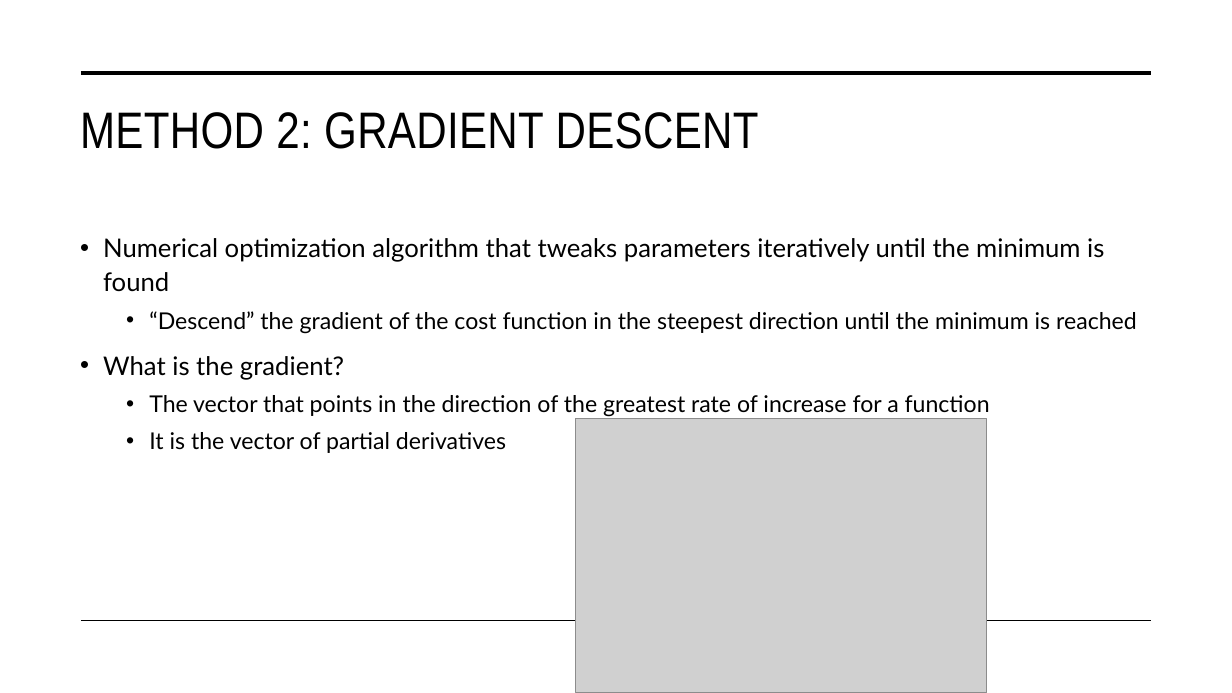
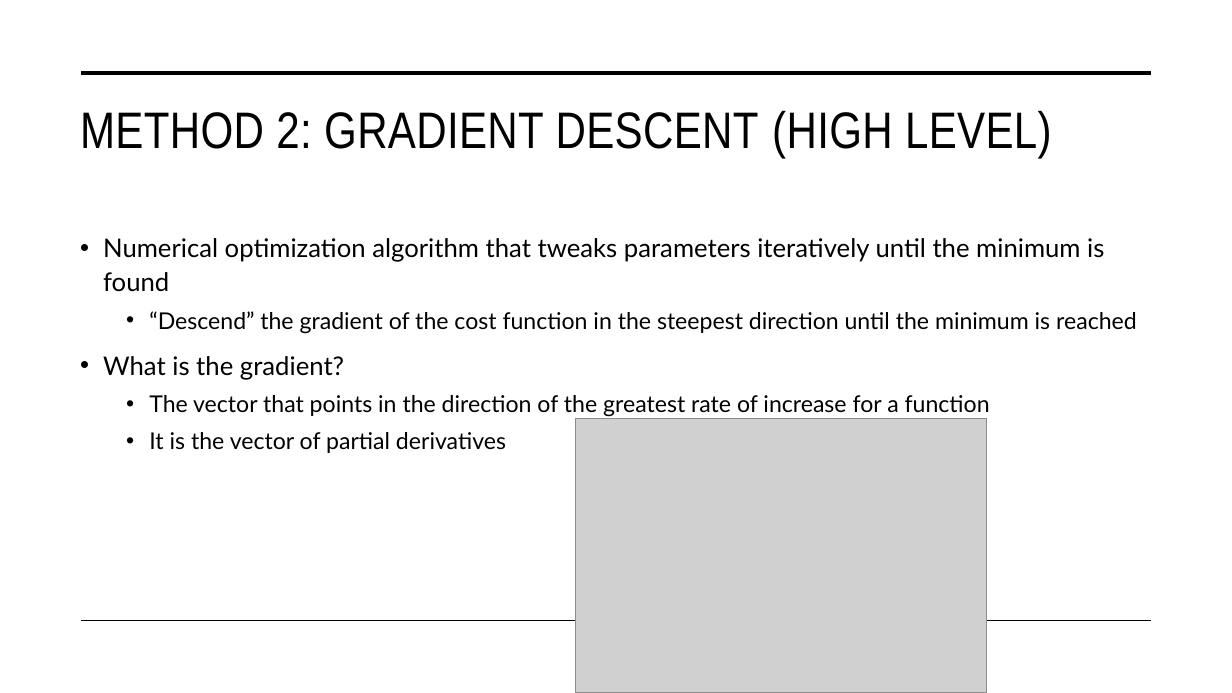
Before and after one commit to rhodes-byu/stat-486, a slide deck: slide 12 of slides/05-regression-and-optimization.pptx. Drawn at 1232x693 pixels with LibreOffice and Linux fonts; fonts in the diff are those of the drawing; grey boxes stand for pictures. Boxes give left, top, right and bottom in pixels: in the first picture for what was removed or moved away, otherwise in the second. Text is boxed around its words. In the diff, an @@ line names an element or a change of style, - is before the commit and + after.

Commit message:
minor updates

```diff
--- a/slides/05-regression-and-optimization.pptx
+++ b/slides/05-regression-and-optimization.pptx
@@ title at box(80, 110, 1051, 158): text changed @@
-METHOD 2: GRADIENT DESCENT
+METHOD 2: GRADIENT DESCENT (HIGH LEVEL)
```
Also in this commit, not shown: 1 slide removed.
